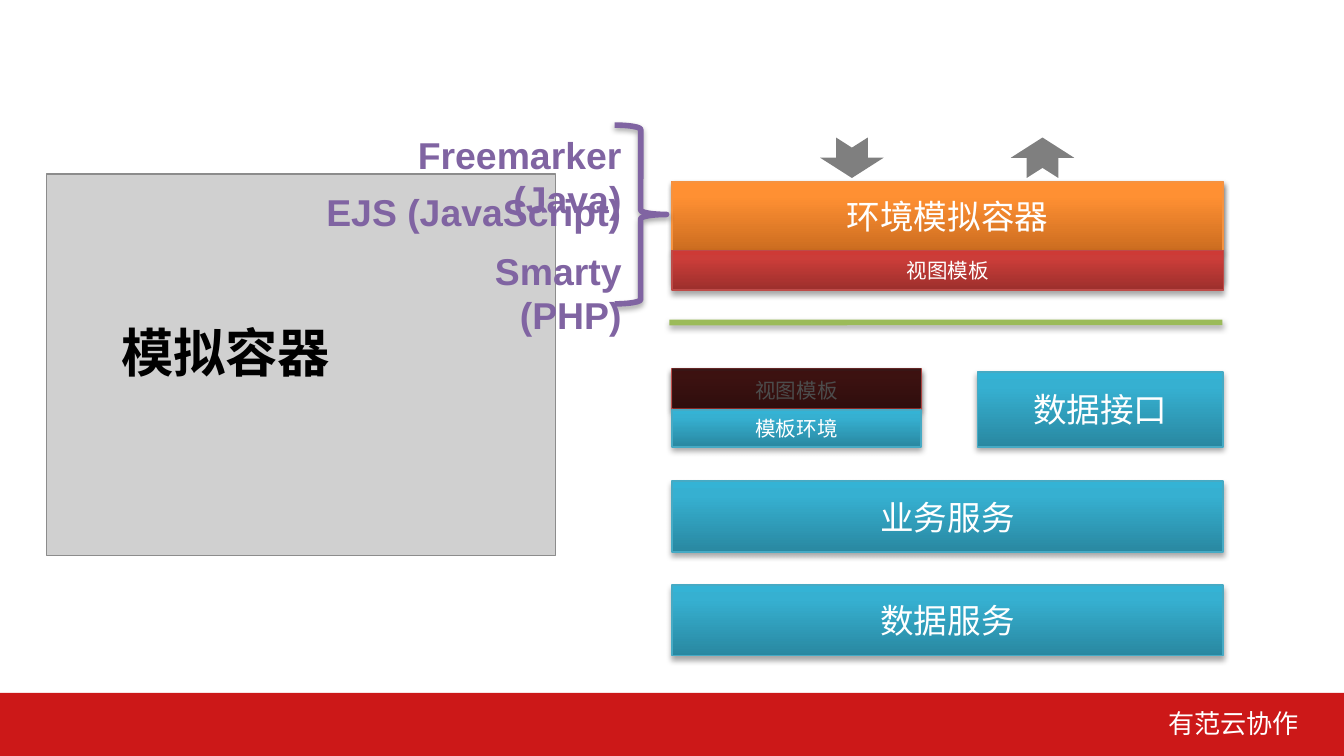
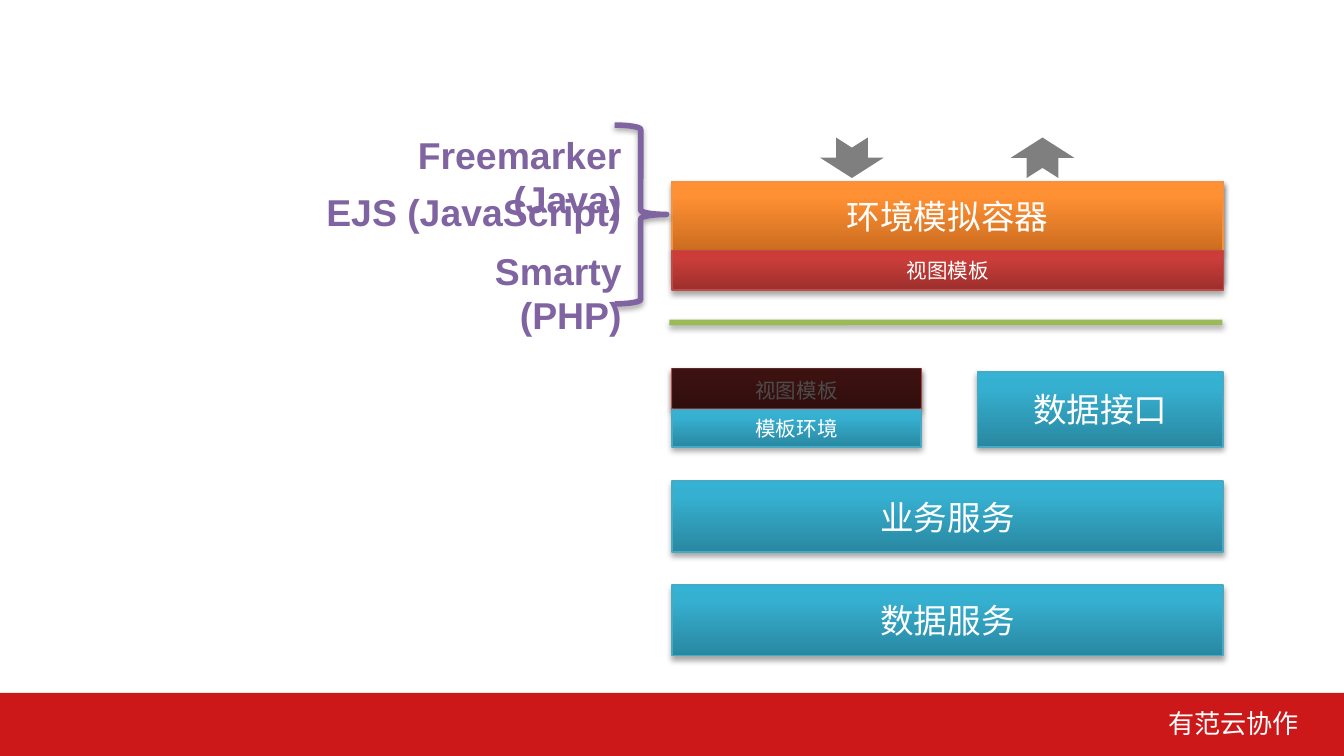
Before and after one commit to genify/ita1024, a slide deck: slide 1 of video/p16.pptx. Drawn at 1344x756 pixels with LibreOffice and Linux fonts; fonts in the diff are those of the drawing; grey boxes stand for pictures; background and template pictures are left out. Boxes give left, top, right and bottom in pixels: in the first picture for what was removed or moved away, otherwise in the second. Text is boxed around its words. In the diff, an @@ line names an element or a change of style, - is before the commit and + after.

```diff
--- a/video/p16.pptx
+++ b/video/p16.pptx
@@ picture removed at box(47, 173, 556, 555) @@
@@ text removed at box(121, 327, 330, 377) @@
-模拟容器
```
Also in this commit, not shown: 18 other files.
